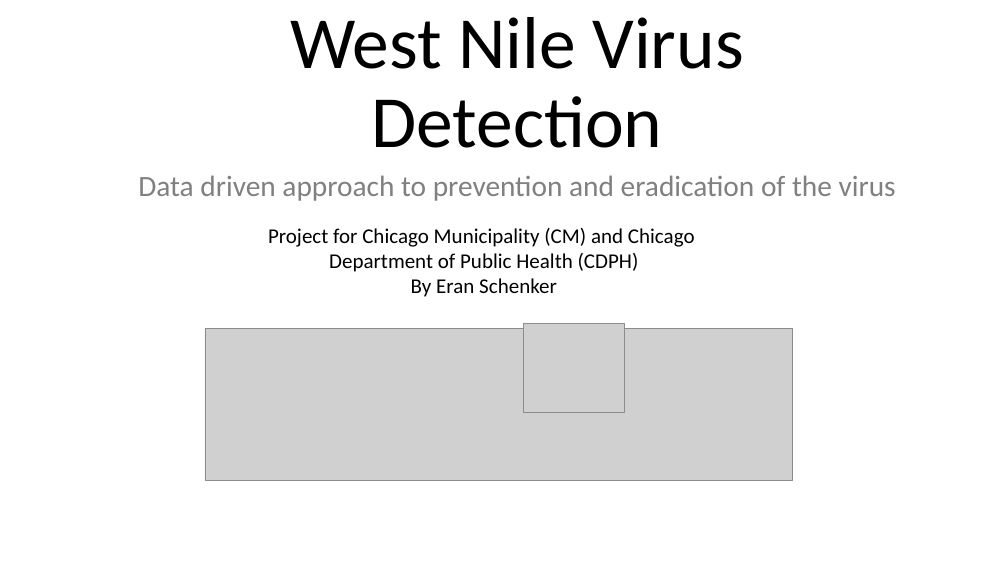
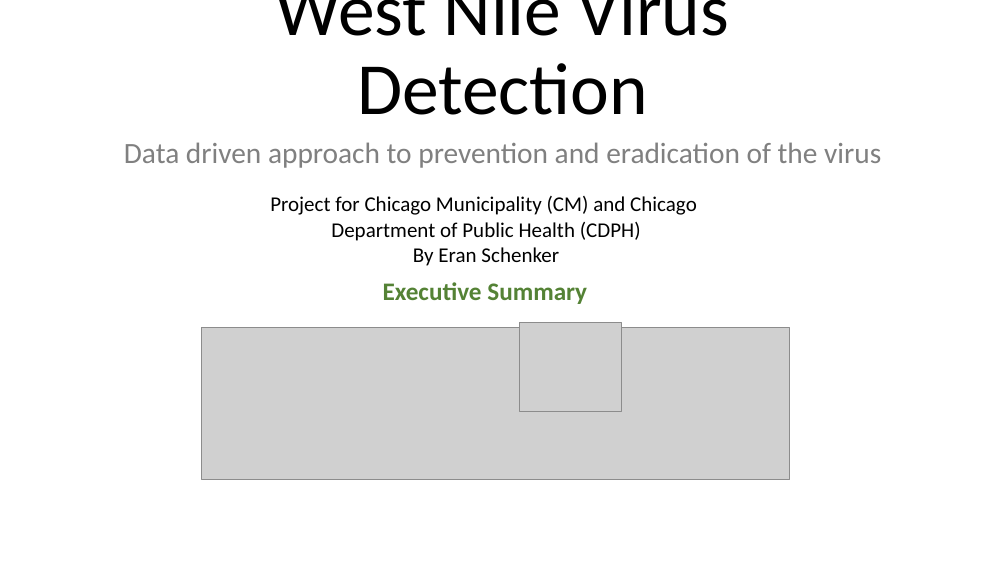
Before and after one commit to Erolino/WestNileVirus_Detection, a slide deck: slide 1 of WNV_Detection_Biz_Deck.pptx. Drawn at 1008x567 pixels with LibreOffice and Linux fonts; fonts in the diff are those of the drawing; grey boxes stand for pictures. Boxes give left, top, right and bottom in pixels: in the first picture for what was removed or moved away, otherwise in the second. Text is boxed around its words. In the diff, an @@ line names an element or a change of style, - is before the commit and + after.

```diff
--- a/WNV_Detection_Biz_Deck.pptx
+++ b/WNV_Detection_Biz_Deck.pptx
@@ title "West Nile Virus Detection" rewrapped from <box>290,17,743,148</box> to <box>276,0,729,115</box> @@
@@ subtitle "Data driven approach to prevention ...": place and size @@
-subtitle "Data driven approach to prevention ..." at <box>138,175,896,201</box>
+subtitle "Data driven approach to prevention ..." at <box>124,142,881,168</box>
@@ text "Project for Chicago Municipality (CM) ...": place and size @@
-text "Project for Chicago Municipality (CM) ..." at <box>268,228,695,297</box>
+text "Project for Chicago Municipality (CM) ..." at <box>270,196,697,266</box>
@@ text added at <box>383,282,587,304</box>, 24 pt, text #548235, bold @@
+Executive Summary
```
Also in this commit, not shown: 1 slide added, 3 other files.
